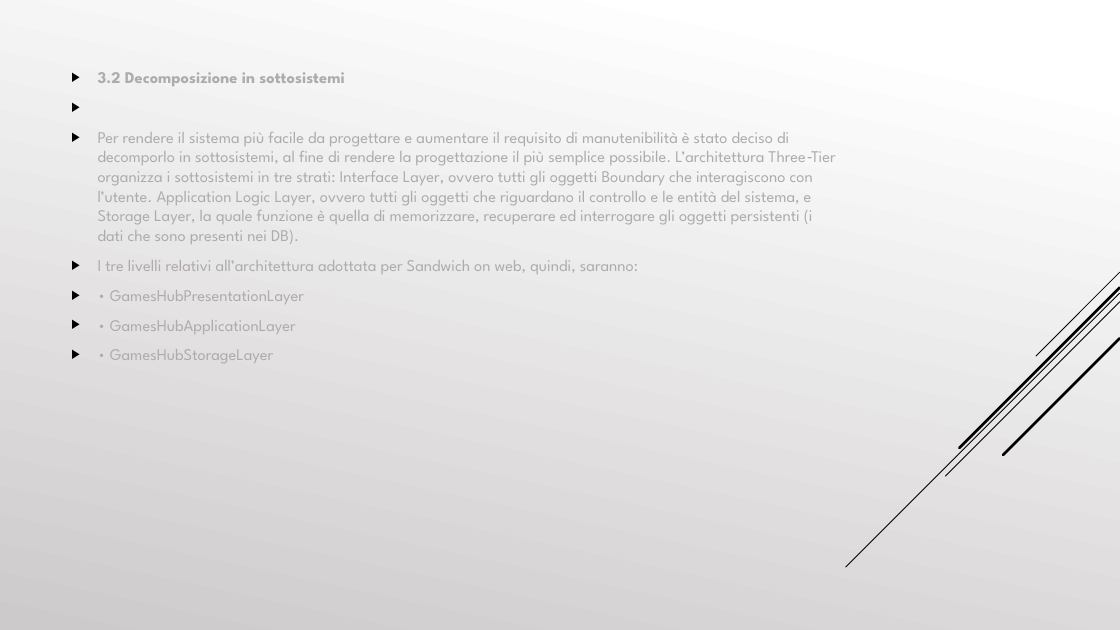
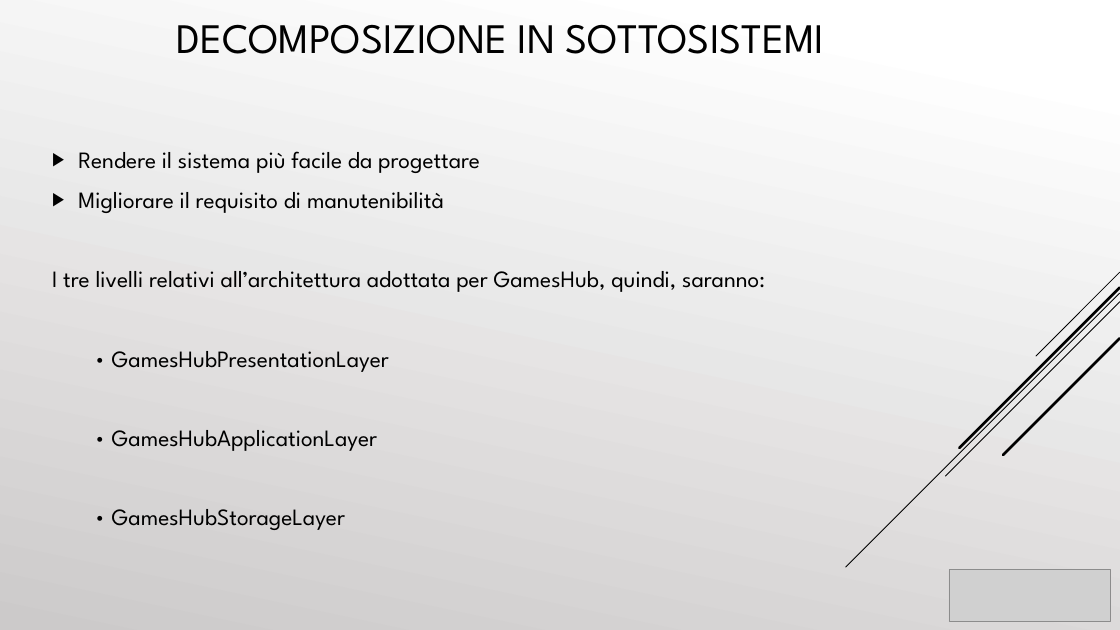
Before and after one commit to cosimob28/GamesHub, a slide deck: slide 28 of Work in progress/Presentazione/GamesHub.pptx. Drawn at 1120x630 pixels with LibreOffice and Linux fonts; fonts in the diff are those of the drawing; grey boxes stand for pictures. Boxes give left, top, right and bottom in pixels: in the first picture for what was removed or moved away, otherwise in the second. Text is boxed around its words. In the diff, an @@ line names an element or a change of style, - is before the commit and + after.

```diff
--- a/Work in progress/Presentazione/GamesHub.pptx
+++ b/Work in progress/Presentazione/GamesHub.pptx
@@ text added at bbox=[176, 24, 825, 54], 36 pt, text #000000 @@
+DECOMPOSIZIONE IN SOTTOSISTEMI
@@ text "Rendere il sistema più facile ...": place and size @@
-text "Rendere il sistema più facile ..." at bbox=[98, 72, 836, 363]
+text "Rendere il sistema più facile ..." at bbox=[52, 151, 765, 530]
@@ text at bbox=[52, 151, 765, 292]: text changed; size 14 to 20 pt; text colour #AFABAB to #000000 @@
-▶ 3.2 Decomposizione in sottosistemi
-▶ Per rendere il sistema più facile da progettare e aumentare il requisito di manutenibilità è stato deciso di decomporlo in sottosistemi, al fine di rendere la progettazione il più semplice possibile. L’architettura Three‐Tier organizza i sottosistemi in tre strati: Interface Layer, ovvero tutti gli oggetti Boundary che interagiscono con l’utente. Application Logic Layer, ovvero tutti gli oggetti che riguardano il controllo e le entità del sistema, e Storage Layer, la quale funzione è quella di memorizzare, recuperare ed interrogare gli oggetti persistenti (i dati che sono presenti nei DB).
-▶ I tre livelli relativi all’architettura adottata per Sandwich on web, quindi, saranno:
+▶ Rendere il sistema più facile da progettare
+▶ Migliorare il requisito di manutenibilità
+I tre livelli relativi all’architettura adottata per GamesHub, quindi, saranno:
@@ text at bbox=[112, 351, 389, 530]: size 14 to 20 pt, text colour #AFABAB to #000000 in "• GamesHubPresentationLayer", "• GamesHubApplicationLayer", "• GamesHubStorageLayer"; bullet ▶ to none; more space between paragraphs @@
@@ picture added at bbox=[949, 570, 1111, 622] @@
```
Also in this commit, not shown: 53 other slides changed, 2 slides added, 2 slides removed.
